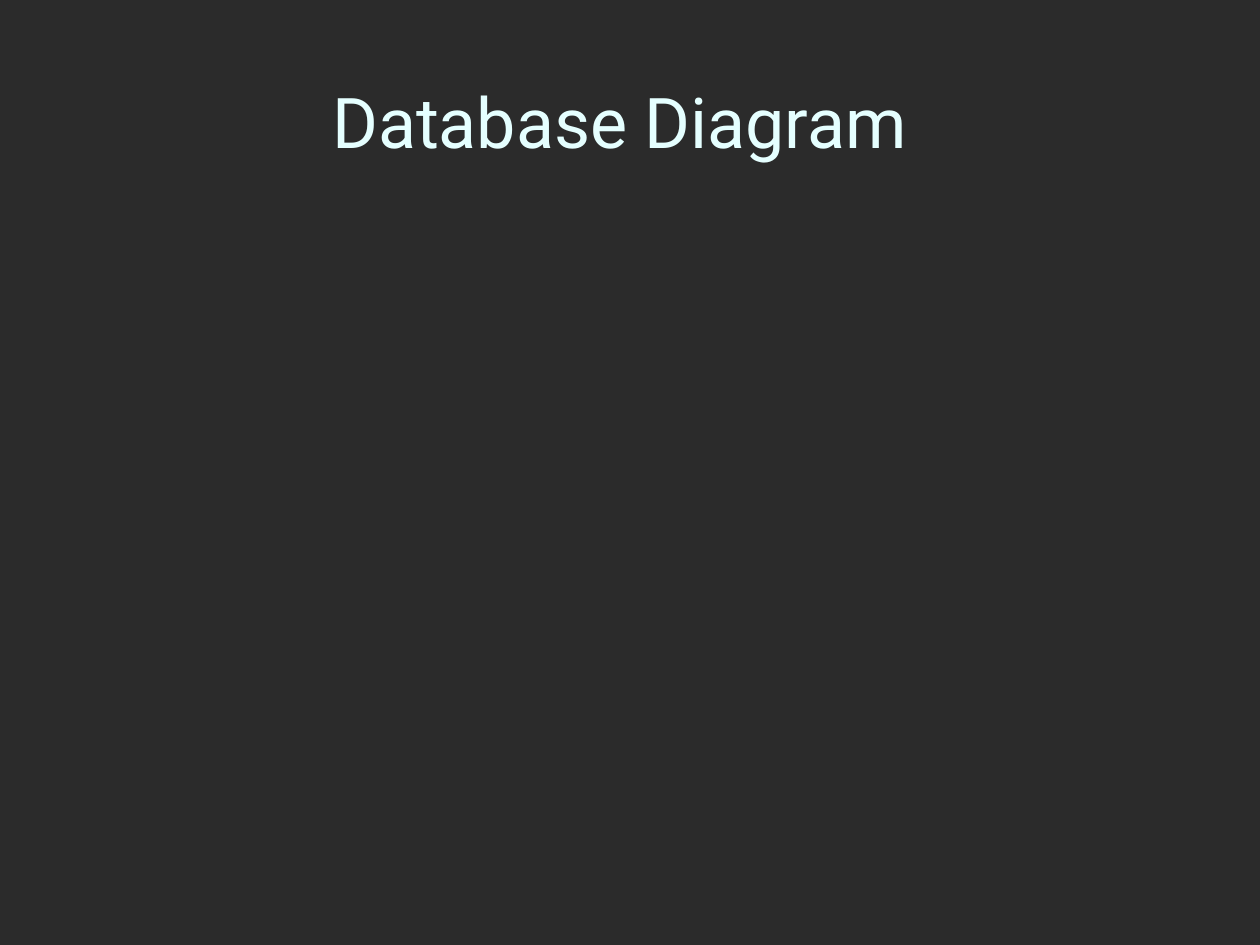
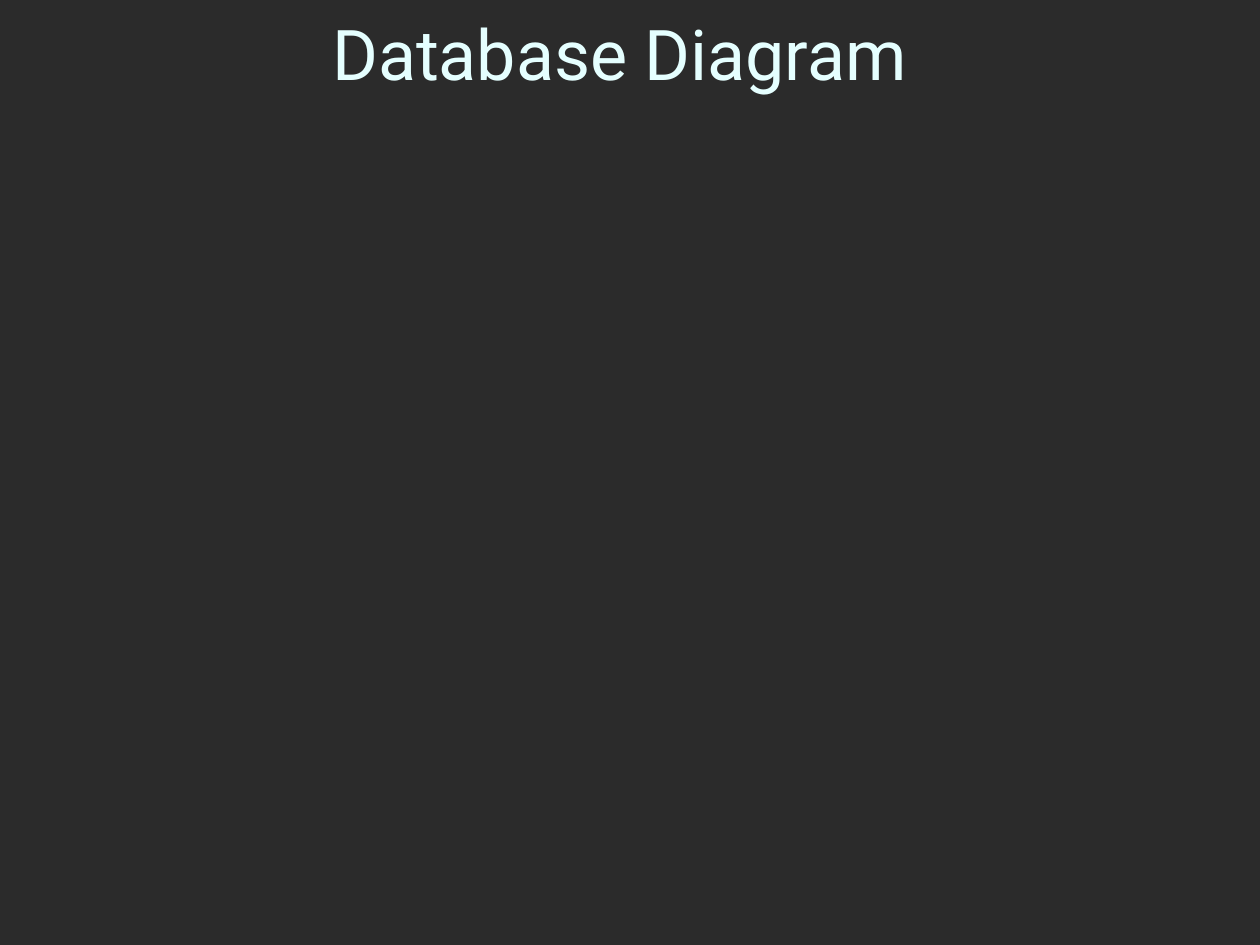
Before and after one commit to AzamWahid/LibraryInfoSystem, a slide deck: slide 29 of FinalDeliverables/3-SamplePresentation.ppt (slide 14 before the commit). Drawn at 1260x945 pixels with LibreOffice and Linux fonts; fonts in the diff are those of the drawing; background and template pictures are left out; a plain dark background stands for a picture behind light text. Boxes give left, top, right and bottom in pixels: in the first picture for what was removed or moved away, otherwise in the second. Text is boxed around its words. In the diff, an @@ line names an element or a change of style, - is before the commit and + after.

```diff
--- a/FinalDeliverables/3-SamplePresentation.ppt
+++ b/FinalDeliverables/3-SamplePresentation.ppt
@@ title "Database Diagram": place and size @@
-title "Database Diagram" at (332,95,907,163)
+title "Database Diagram" at (332,27,907,95)
```
Also in this commit, not shown: 2 other slides changed, 32 slides added, 12 slides removed, 9 other files.
